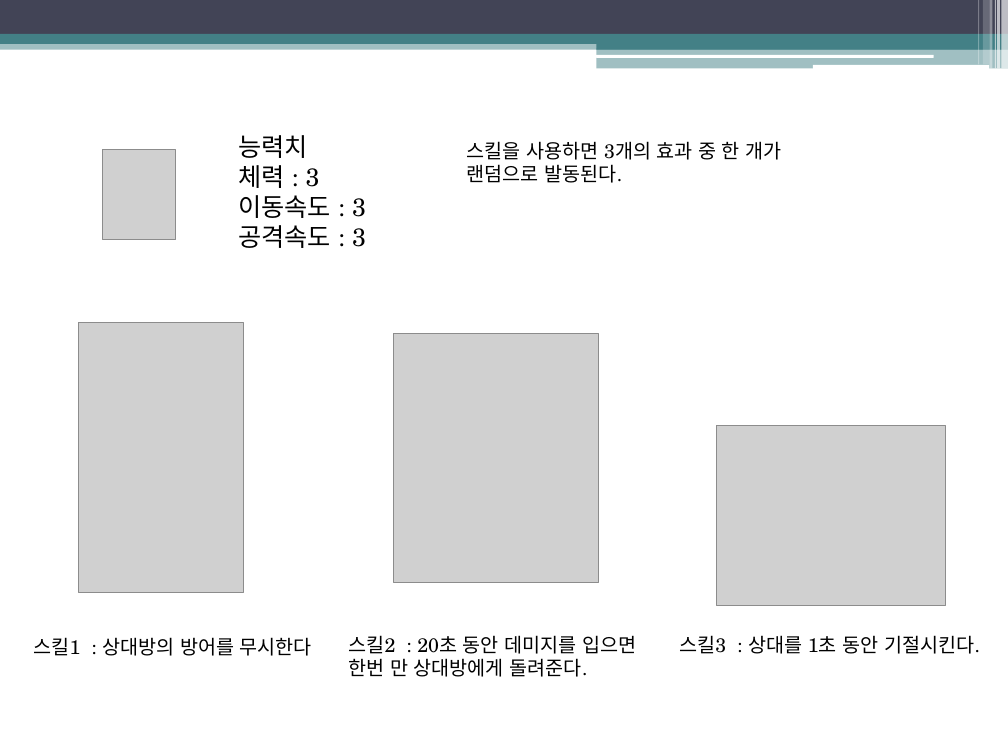
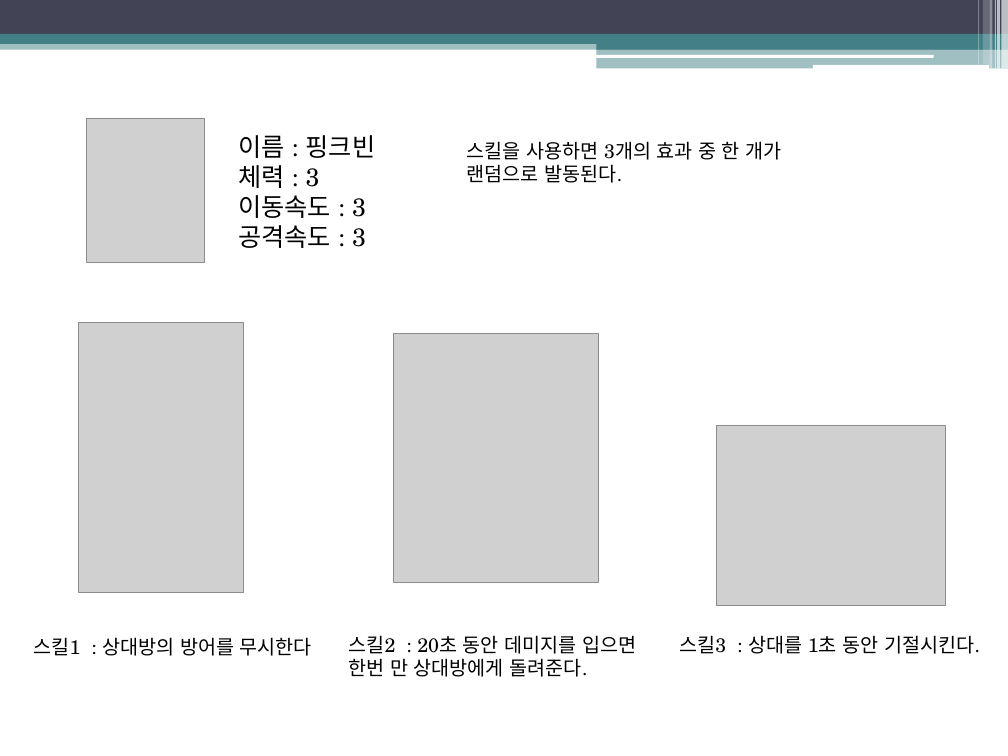
Before and after one commit to dionme2622/2DGP-Term-Project, a slide deck: slide 8 of 2D 게임프로그래밍 1차프로젝트.pptx. Drawn at 1008x756 pixels with LibreOffice and Linux fonts; fonts in the diff are those of the drawing; grey boxes stand for pictures. Boxes give left, top, right and bottom in pixels: in the first picture for what was removed or moved away, otherwise in the second. Text is boxed around its words. In the diff, an @@ line names an element or a change of style, - is before the commit and + after.

```diff
--- a/2D 게임프로그래밍 1차프로젝트.pptx
+++ b/2D 게임프로그래밍 1차프로젝트.pptx
@@ picture: place and size @@
-picture at box(103, 149, 176, 239)
+picture at box(87, 118, 205, 262)
@@ text at box(238, 135, 376, 158): text changed @@
-능력치
+이름 : 핑크빈
```
Also in this commit, not shown: 2 other slides changed, 3 slides added.
